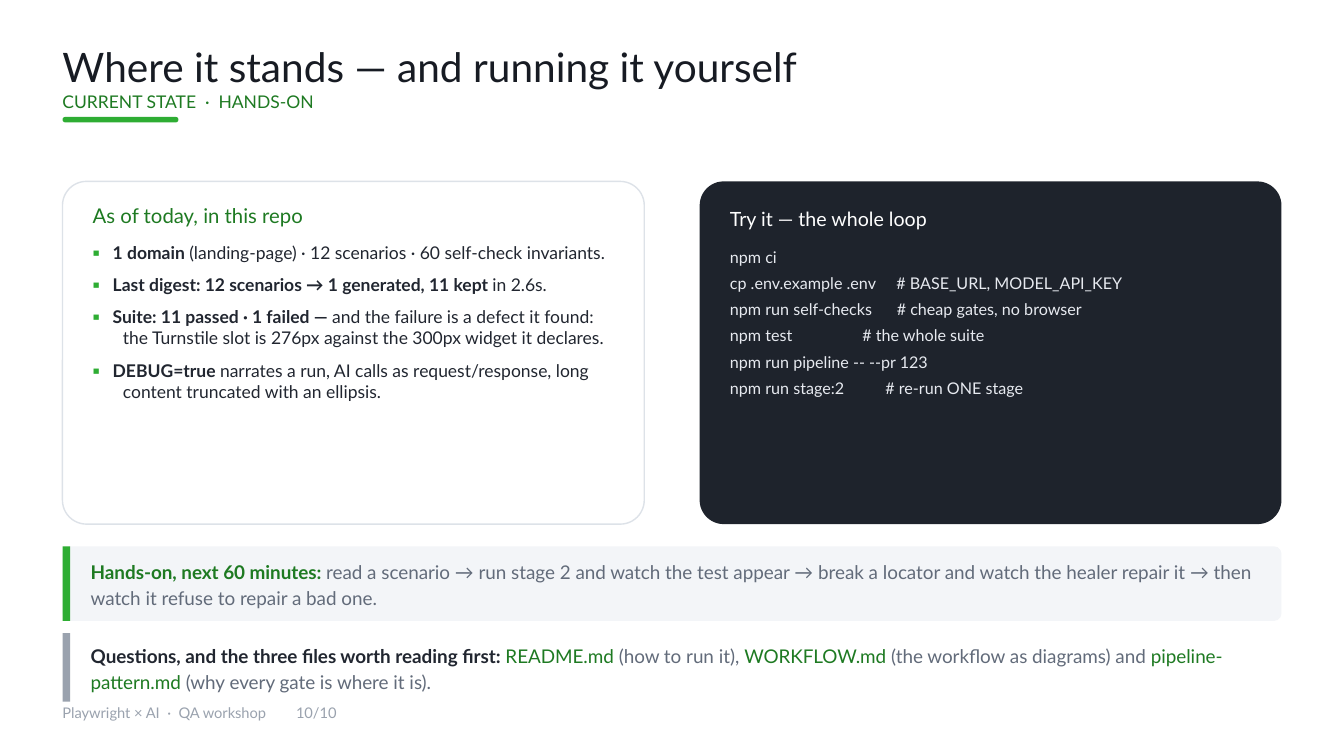
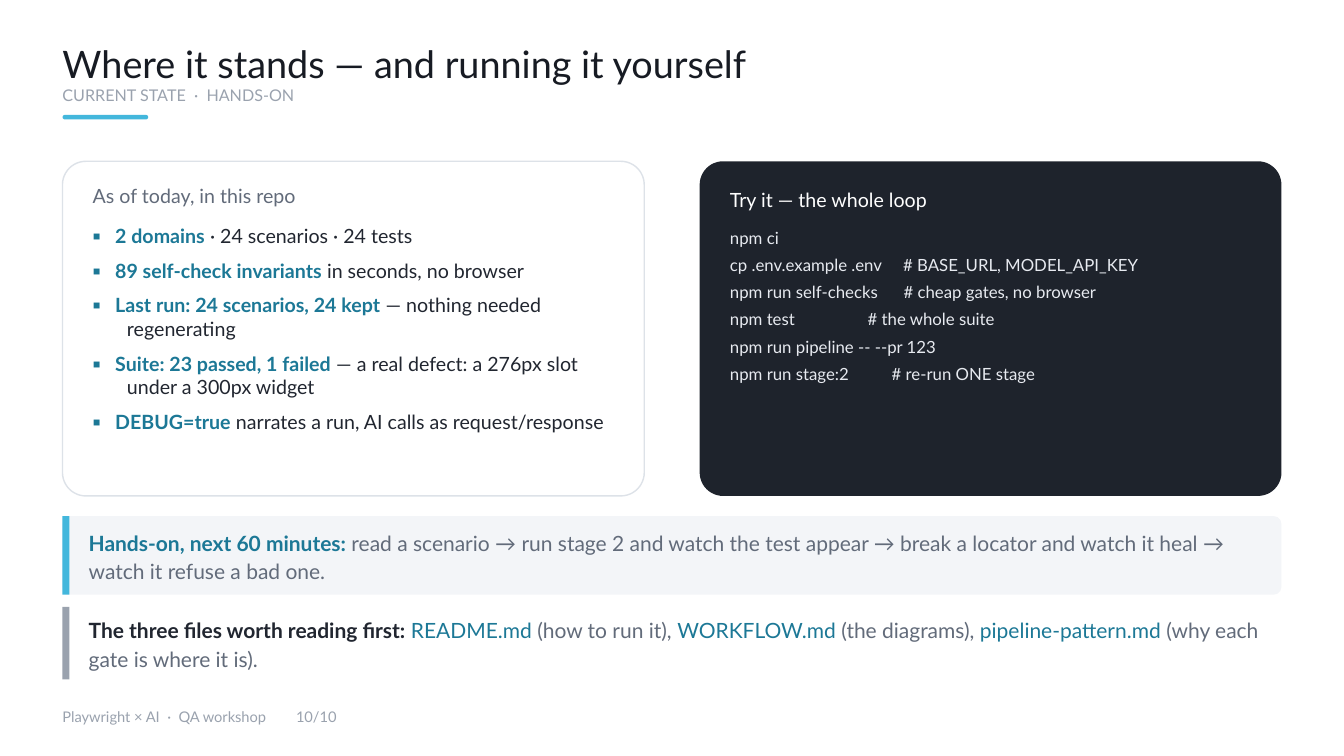
Before and after one commit to yogap02/pwxai, a slide deck: slide 10 of deck/Playwright-AI-QA-Workshop.pptx. Drawn at 1344x756 pixels with LibreOffice and Linux fonts; fonts in the diff are those of the drawing. Boxes give left, top, right and bottom in pixels: in the first picture for what was removed or moved away, otherwise in the second. Text is boxed around its words. In the diff, an @@ line names an element or a change of style, - is before the commit and + after.

```diff
--- a/deck/Playwright-AI-QA-Workshop.pptx
+++ b/deck/Playwright-AI-QA-Workshop.pptx
@@ text "Where it stands — and ..." at [62,50,747,101]: size 29 to 27 pt in "Where it stands — and running it ..."; size 12.5 to 11.5 pt, text colour #1E7A22 to #9AA2AE in "CURRENT STATE · HANDS-ON" @@
@@ rounded rectangle at [63,115,148,119]: fill #2EAD33 to #43B7DC @@
@@ rounded rectangle: place and size @@
-rounded rectangle at [63,117,178,123]
+rounded rectangle at [63,115,148,119]
@@ rounded rectangle: place and size @@
-rounded rectangle at [63,181,644,524]
+rounded rectangle at [63,161,644,496]
@@ rounded rectangle: place and size @@
-rounded rectangle at [700,181,1281,524]
+rounded rectangle at [700,161,1281,496]
@@ text at [93,188,295,207]: size 14.5 to 14 pt, text colour #1E7A22 to #626B7A in "As of today, in this repo"; more space between paragraphs @@
@@ text "As of today, in this ...": place and size @@
-text "As of today, in this ..." at [93,208,605,401]
+text "As of today, in this ..." at [93,188,604,433]
@@ text "Try it — the whole ...": place and size @@
-text "Try it — the whole ..." at [730,211,1122,397]
+text "Try it — the whole ..." at [730,192,1138,383]
@@ text at [115,228,604,433]: text changed; size 12.5 to 14 pt @@
-▪ 1 domain (landing-page) · 12 scenarios · 60 self-check invariants.
-▪ Last digest: 12 scenarios → 1 generated, 11 kept in 2.6s.
-▪ Suite: 11 passed · 1 failed — and the failure is a defect it found: the Turnstile slot is 276px against the 300px widget it declares.
-▪ DEBUG=true narrates a run, AI calls as request/response, long content truncated with an ellipsis.
+▪ 2 domains · 24 scenarios · 24 tests
+▪ 89 self-check invariants in seconds, no browser
+▪ Last run: 24 scenarios, 24 kept — nothing needed regenerating
+▪ Suite: 23 passed, 1 failed — a real defect: a 276px slot under a 300px widget
+▪ DEBUG=true narrates a run, AI calls as request/response
@@ text at [730,232,1138,383]: size 11.5 to 12 pt in "npm ci", "cp .env.example .env # BASE_URL, MODEL_API_KEY", "npm run self-checks # cheap gates, no ...", "npm test # the whole suite" and 2 more places @@
@@ rounded rectangle: place and size @@
-rounded rectangle at [63,546,1281,621]
+rounded rectangle at [63,516,1281,595]
@@ rectangle: place and size @@
-rectangle at [63,546,70,621]
+rectangle at [63,516,70,595]
@@ rectangle at [63,516,70,595]: fill #2EAD33 to #43B7DC @@
@@ text at [89,535,1197,579]: text changed; size 13.5 to 15 pt @@
-Hands-on, next 60 minutes: read a scenario → run stage 2 and watch the test appear → break a locator and watch the healer repair it → then watch it refuse to repair a bad one.
+Hands-on, next 60 minutes: read a scenario → run stage 2 and watch the test appear → break a locator and watch it heal → watch it refuse a bad one.
@@ rounded rectangle: place and size @@
-rounded rectangle at [63,633,1281,702]
+rounded rectangle at [63,607,1281,680]
@@ rectangle: place and size @@
-rectangle at [63,633,70,702]
+rectangle at [63,607,70,680]
@@ text at [89,622,1258,671]: text changed; size 13.5 to 15 pt @@
-Questions, and the three files worth reading first: README.md (how to run it), WORKFLOW.md (the workflow as diagrams) and pipeline-pattern.md (why every gate is where it is).
+The three files worth reading first: README.md (how to run it), WORKFLOW.md (the diagrams), pipeline-pattern.md (why each gate is where it is).
@@ text "Playwright × AI · QA ...": place and size @@
-text "Playwright × AI · QA ..." at [62,707,337,721]
+text "Playwright × AI · QA ..." at [62,711,337,725]
```
Also in this commit, not shown: 9 other slides changed, 21 other files.
